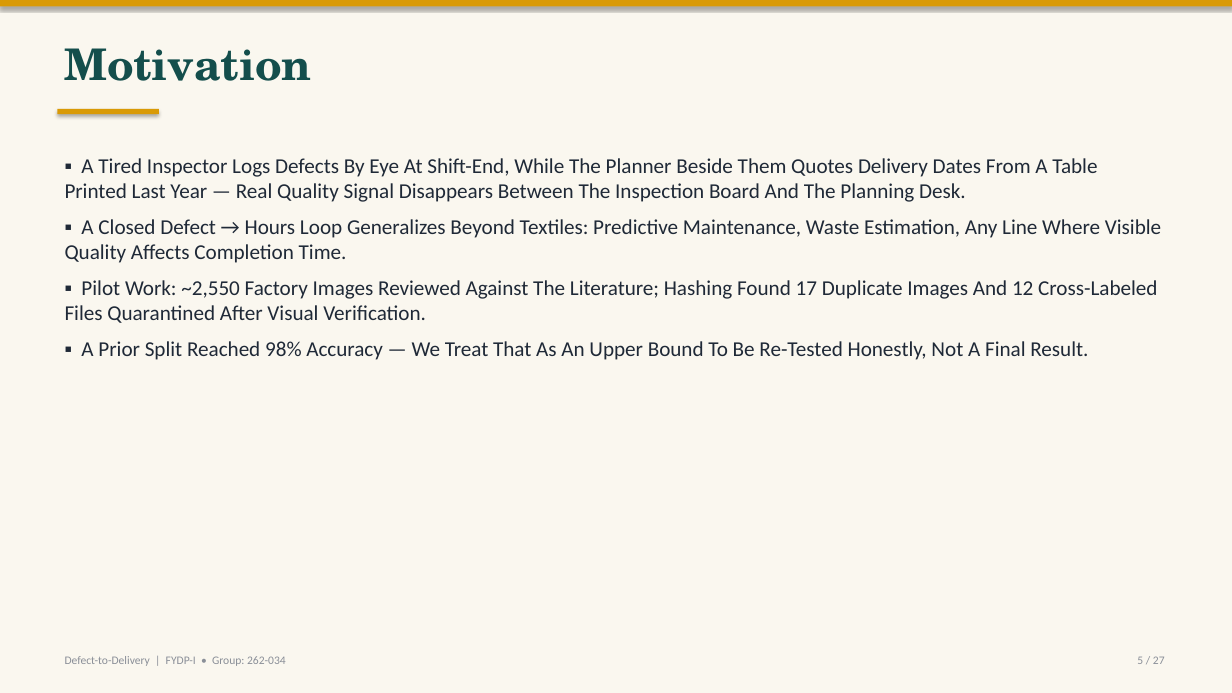
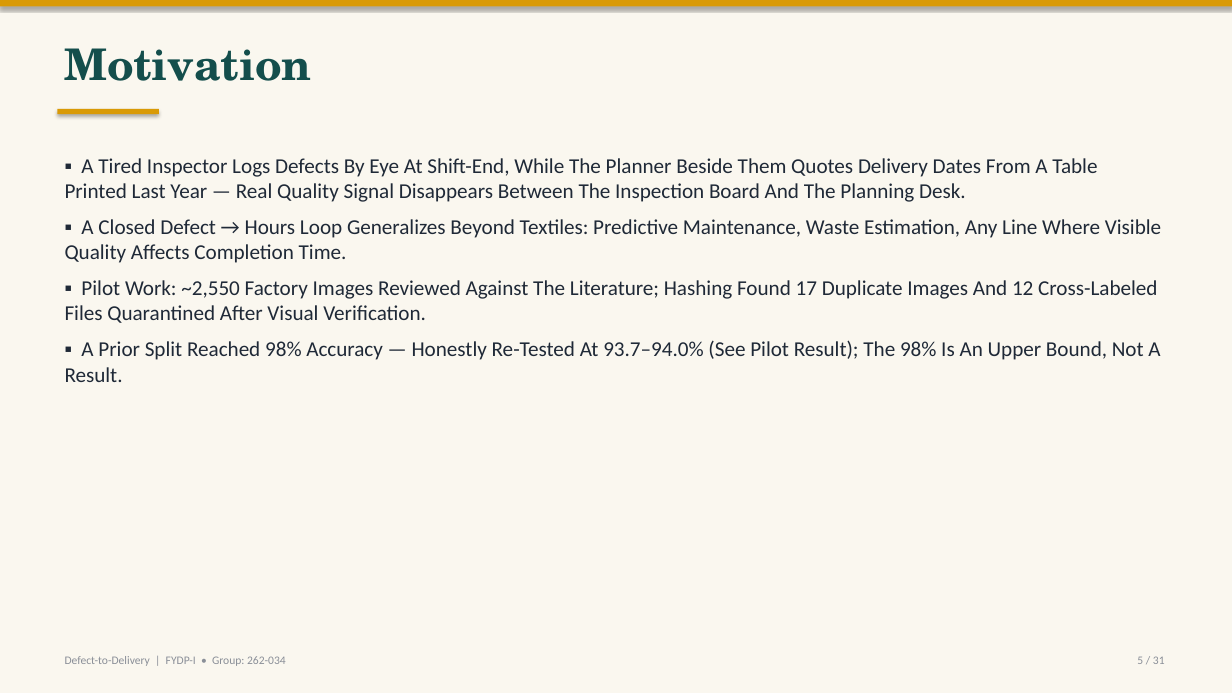
Before and after one commit to labib-ux/FYDP, a slide deck: slide 5 of slides/FYDP-I_Defect-to-Delivery.pptx. Drawn at 1232x693 pixels with LibreOffice and Linux fonts; fonts in the diff are those of the drawing. Boxes give left, top, right and bottom in pixels: in the first picture for what was removed or moved away, otherwise in the second. Text is boxed around its words. In the diff, an @@ line names an element or a change of style, - is before the commit and + after.

```diff
--- a/slides/FYDP-I_Defect-to-Delivery.pptx
+++ b/slides/FYDP-I_Defect-to-Delivery.pptx
@@ text at <box>65,340,1160,382</box>: text changed @@
-▪ A Prior Split Reached 98% Accuracy — We Treat That As An Upper Bound To Be Re-Tested Honestly, Not A Final Result.
+▪ A Prior Split Reached 98% Accuracy — Honestly Re-Tested At 93.7–94.0% (See Pilot Result); The 98% Is An Upper Bound, Not A Result.
@@ text at <box>1137,656,1165,664</box>: text changed @@
-5 / 27
+5 / 31
```
Also in this commit, not shown: 26 other slides changed, 2 slides added.
